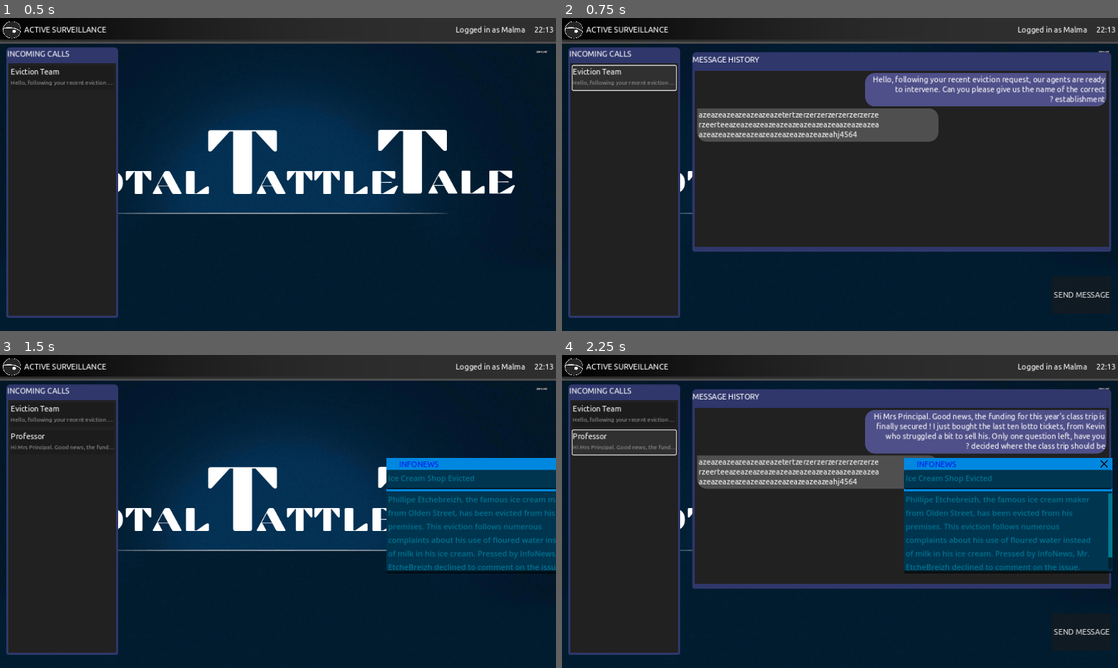
Above: before the commit, frames 1-4 (two rows, left to right).
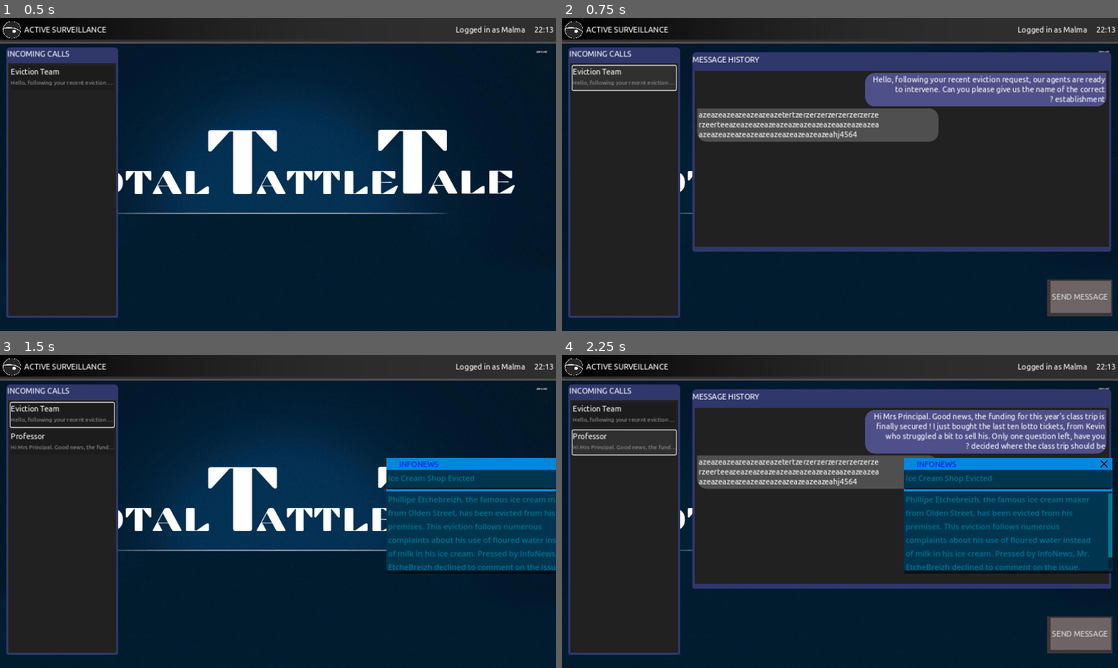
Above: after the commit, the same moments.

Repository: Mastoast/LDJam53
Game: Godot game, scene res://levels/game_screen.tscn
Two runs of this game, one before a commit and one after it. Both use one fixed random seed, a clock stepped at 60 frames per second and the inputs below.
Inputs (mouse positions are in pixels of both pictures, inside the frame that each line leads up to):
- Up to frame 1 (0.5 s): no input
- Up to frame 2 (0.75 s): click (623, 77) at 0.5 s
- Up to frame 3 (1.5 s): click "SEND MESSAGE" at 1.25 s
- Up to frame 4 (2.25 s): click (623, 442) at 2.02 s

Frame 1 is identical in both runs. In frame 2, 1.4% of the frame differs, in the area x 87-99%, y 83-96%; in frame 3, 0.2%; in frame 4, 1.4%.

Commit message:
button style

Diff:
--- a/levels/game_screen.tscn
+++ b/levels/game_screen.tscn
@@ -6,8 +6,10 @@
 [ext_resource type="Texture2D" uid="uid://dxejwmfggrxgy" path="res://sprites/wallpaper.png" id="5_rnhdx"]
 [ext_resource type="PackedScene" path="res://scenes/window_preview.tscn" id="6_n7gpa"]
 [ext_resource type="PackedScene" uid="uid://t776op5xvn6b" path="res://scenes/window_thread.tscn" id="7_vd488"]
+[ext_resource type="StyleBox" uid="uid://end1q2k4qr0k" path="res://themes/send_button.tres" id="8_ehk77"]
 [ext_resource type="PackedScene" uid="uid://dmswrg3t4y0ih" path="res://scenes/window_answers.tscn" id="8_oco0f"]
 [ext_resource type="Script" path="res://scripts/send_button.gd" id="9_1pwv1"]
+[ext_resource type="StyleBox" uid="uid://cecmgmlspoop1" path="res://themes/send_button_pressed.tres" id="9_x0hcb"]
 
 [sub_resource type="Gradient" id="Gradient_cgybt"]
 offsets = PackedFloat32Array(0, 0.894977, 1)
@@ -126,12 +128,17 @@
 
 [node name="send_button" type="Button" parent="."]
 layout_mode = 0
-offset_left = 1015.0
-offset_top = 535.0
+offset_left = 1007.0
+offset_top = 541.0
 offset_right = 1138.0
-offset_bottom = 612.0
+offset_bottom = 618.0
 size_flags_horizontal = 8
 size_flags_vertical = 10
+focus_mode = 0
+theme_override_styles/normal = ExtResource("8_ehk77")
+theme_override_styles/hover = ExtResource("8_ehk77")
+theme_override_styles/pressed = ExtResource("9_x0hcb")
+theme_override_styles/focus = ExtResource("8_ehk77")
 text = "SEND MESSAGE"
 script = ExtResource("9_1pwv1")
 
--- a/levels/zz_test_hector.tscn
+++ b/levels/zz_test_hector.tscn
@@ -1,8 +1,7 @@
-[gd_scene load_steps=4 format=3 uid="uid://b8yym45k20io4"]
+[gd_scene load_steps=3 format=3 uid="uid://cmbq5g85s6b4i"]
 
-[ext_resource type="Script" path="res://scripts/gameHandler.gd" id="1_na8b6"]
-[ext_resource type="PackedScene" uid="uid://ccikpjmn4vxq0" path="res://scenes/answer_button.tscn" id="2_ryu1e"]
-[ext_resource type="Theme" uid="uid://lkbwdl03g4jg" path="res://themes/desktop.tres" id="3_a6ha0"]
+[ext_resource type="StyleBox" uid="uid://end1q2k4qr0k" path="res://themes/send_button.tres" id="4_40ow8"]
+[ext_resource type="StyleBox" uid="uid://cecmgmlspoop1" path="res://themes/send_button_pressed.tres" id="5_66t7r"]
 
 [node name="zz_test_hector" type="Control"]
 layout_mode = 3
@@ -11,45 +10,18 @@
 anchor_bottom = 1.0
 grow_horizontal = 2
 grow_vertical = 2
-script = ExtResource("1_na8b6")
 
-[node name="Panel" type="Panel" parent="."]
+[node name="send_button" type="Button" parent="."]
 layout_mode = 0
-offset_left = 43.0
-offset_top = 366.0
-offset_right = 847.0
-offset_bottom = 545.0
-
-[node name="MarginContainer" type="MarginContainer" parent="Panel"]
-layout_mode = 1
-anchors_preset = 15
-anchor_right = 1.0
-anchor_bottom = 1.0
-grow_horizontal = 2
-grow_vertical = 2
-
-[node name="HBoxContainer" type="HBoxContainer" parent="Panel/MarginContainer"]
-layout_mode = 2
-theme_override_constants/separation = 15
-alignment = 1
-
-[node name="answer_button" parent="Panel/MarginContainer/HBoxContainer" instance=ExtResource("2_ryu1e")]
-layout_mode = 2
-text = "No, they changed it to cage 5. Be quick, I’m hungry !"
-
-[node name="answer_button2" parent="Panel/MarginContainer/HBoxContainer" instance=ExtResource("2_ryu1e")]
-layout_mode = 2
-text = "Cage 10 that’s right.
- Keep the lights off,
-we don’t want to startle them"
-
-[node name="answer_button3" parent="Panel/MarginContainer/HBoxContainer" instance=ExtResource("2_ryu1e")]
-layout_mode = 2
-
-[node name="Button" type="Button" parent="Panel/MarginContainer/HBoxContainer"]
-custom_minimum_size = Vector2(200, 100)
-layout_mode = 2
-size_flags_horizontal = 4
-size_flags_vertical = 4
-theme = ExtResource("3_a6ha0")
-text = "No, they changed it to cage 5. Be quick, I’m hungry !"
+offset_left = 1007.0
+offset_top = 541.0
+offset_right = 1138.0
+offset_bottom = 618.0
+size_flags_horizontal = 8
+size_flags_vertical = 10
+focus_mode = 0
+theme_override_styles/normal = ExtResource("4_40ow8")
+theme_override_styles/hover = ExtResource("4_40ow8")
+theme_override_styles/pressed = ExtResource("5_66t7r")
+theme_override_styles/focus = ExtResource("4_40ow8")
+text = "SEND MESSAGE"
--- /dev/null
+++ b/themes/send_button.tres
@@ -0,0 +1,14 @@
+[gd_resource type="StyleBoxFlat" format=3 uid="uid://end1q2k4qr0k"]
+
+[resource]
+content_margin_left = 8.0
+content_margin_right = 8.0
+bg_color = Color(0.431373, 0.388235, 0.396078, 1)
+border_width_left = 7
+border_width_top = 3
+border_width_right = 3
+border_width_bottom = 7
+border_color = Color(0.239216, 0.215686, 0.219608, 1)
+corner_detail = 3
+expand_margin_left = 2.0
+expand_margin_right = 2.0
--- /dev/null
+++ b/themes/send_button_pressed.tres
@@ -0,0 +1,14 @@
+[gd_resource type="StyleBoxFlat" format=3 uid="uid://cecmgmlspoop1"]
+
+[resource]
+content_margin_left = 8.0
+content_margin_right = 8.0
+bg_color = Color(0.431373, 0.388235, 0.396078, 1)
+border_width_left = 3
+border_width_top = 3
+border_width_right = 3
+border_width_bottom = 3
+border_color = Color(0.239216, 0.215686, 0.219608, 1)
+corner_detail = 3
+expand_margin_left = 2.0
+expand_margin_right = 2.0
Not shown: 1 places in levels/game_screen.tscn that only renumber resources
